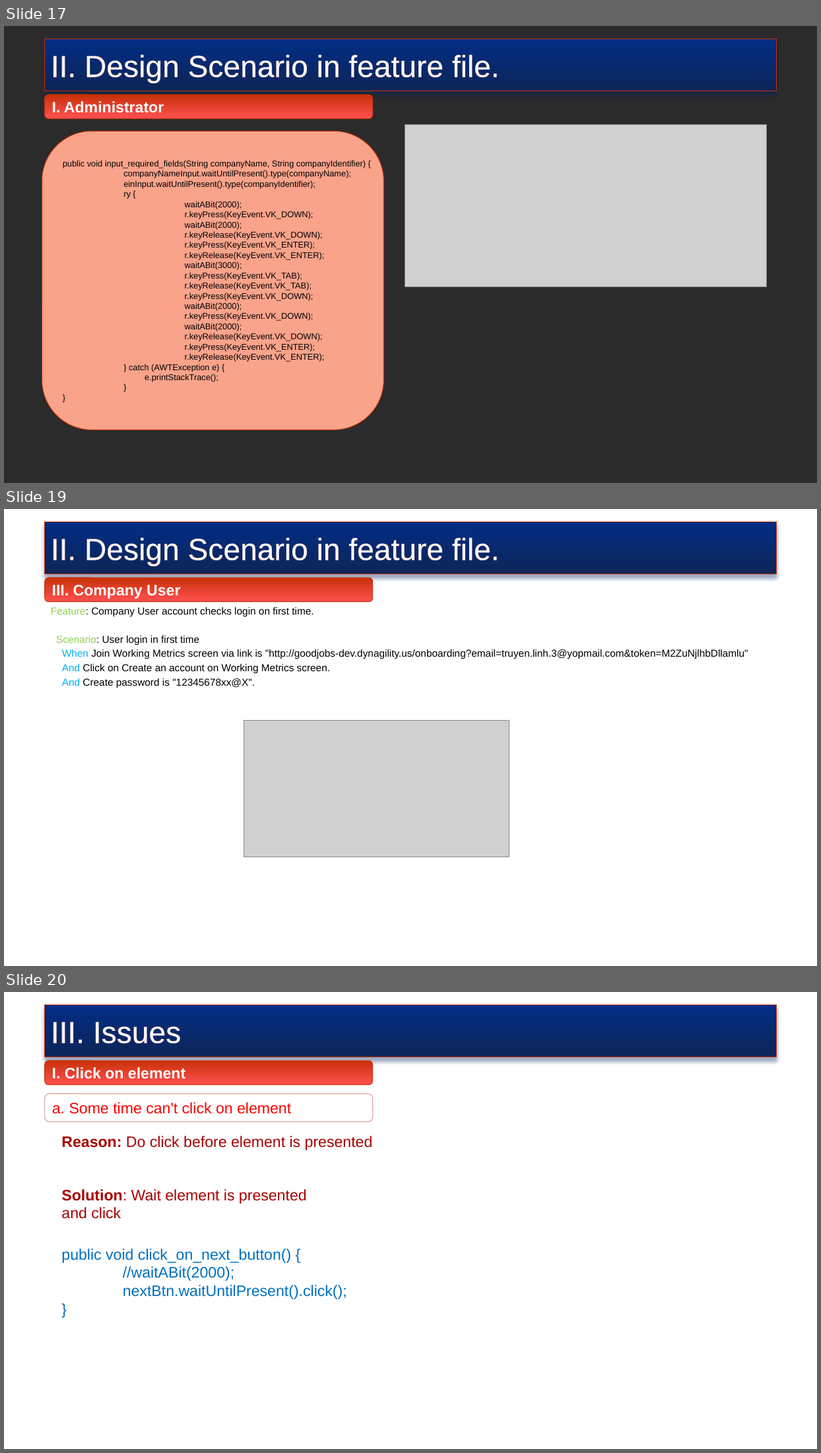
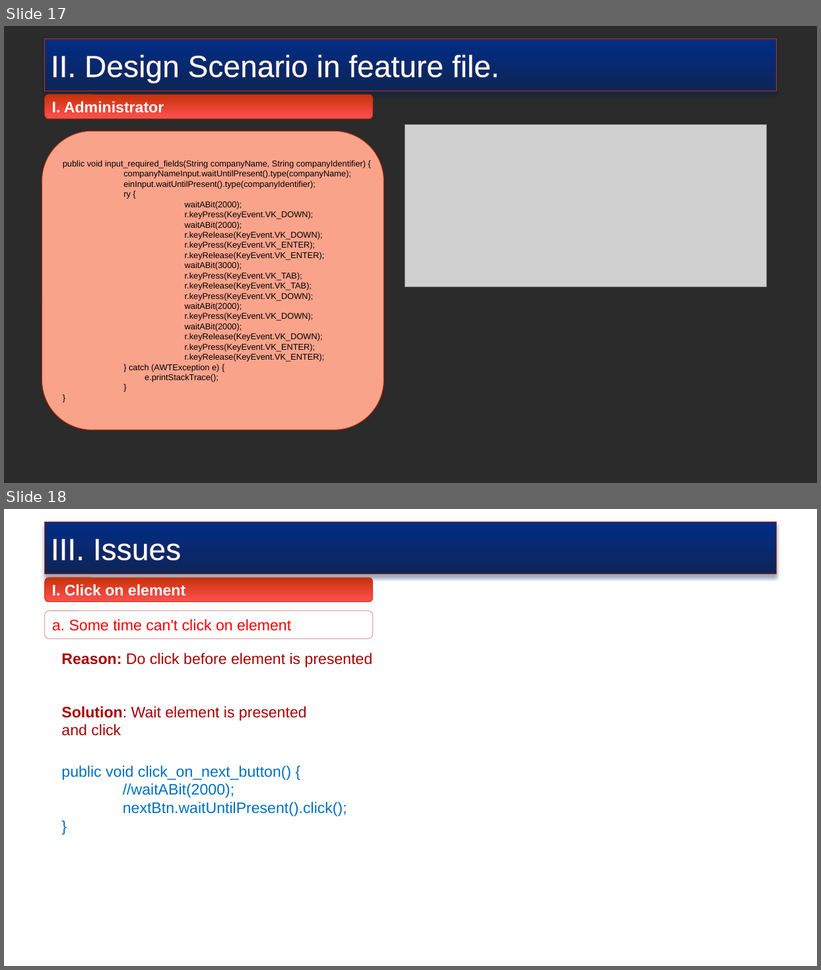
Before and after one commit to truyenkv/sharing, a slide deck: Sharing.pptx. Shown one above the other, each under a label of ours: slides 17, 19 and 20 before the commit, slides 17 and 18 after it; the slides between them are not shown. The pictures are 821x1453 and 821x970 pixels, drawn with LibreOffice and Linux fonts; fonts in the diff are those of the drawing; grey boxes stand for pictures; background and template pictures are left out; a plain dark background stands for a picture behind light text. Boxes give left, top, right and bottom in pixels: in the first picture for what was removed or moved away, otherwise in the second. Text is boxed around its words. In the diff, an @@ line names an element or a change of style, - is before the commit and + after.

```diff
--- a/Sharing.pptx
+++ b/Sharing.pptx
@@ slide 19 removed at (x1=4, y1=509, x2=817, y2=966), background picture (left out) @@
@@ rectangle removed at (x1=45, y1=522, x2=777, y2=574) @@
-II. Design Scenario in feature file.
@@ rounded rectangle removed at (x1=45, y1=578, x2=373, y2=602) @@
-III. Company User
@@ text removed at (x1=51, y1=607, x2=748, y2=688) @@
-Feature: Company User account checks login on first time.
-Scenario: User login in first time
-When Join Working Metrics screen via link is "http://goodjobs-dev.dynagility.us/onboarding?email=truyen.linh.3@yopmail.com&token=M2ZuNjlhbDllamlu"
-And Click on Create an account on Working Metrics screen.
-And Create password is "12345678xx@X".
@@ picture removed at (x1=244, y1=721, x2=509, y2=857) @@
@@ what was slide 20 is now slide 18 @@
```
Also in this commit, not shown: 2 slides changed, 1 other slide removed.
